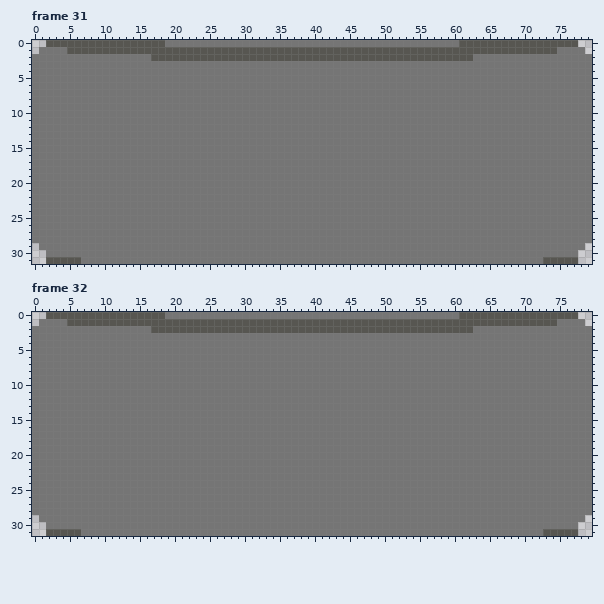
File history of a pixel-art file, lockdeck/assets/depths/depth template.aseprite. The picture above is the old version.
80x32 pixels, 32 frames. Shown: frame 31, frame 32. The commit also changed other frames, which this record leaves out.
After:
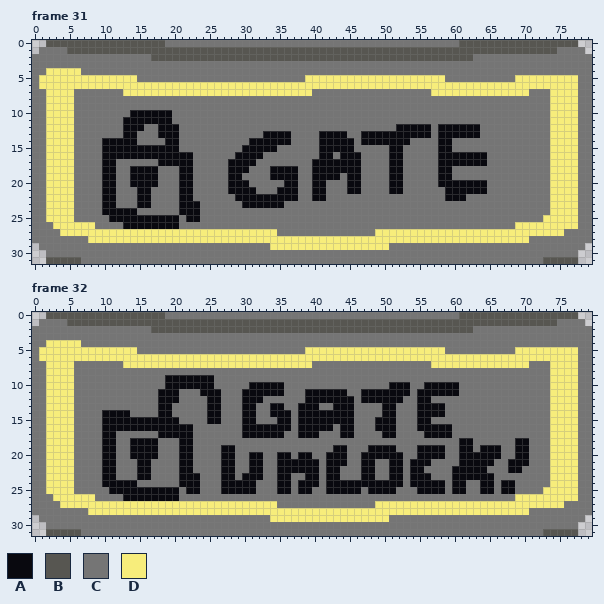
Palette (. is transparent): A #09090f  B #575651  C #757575  D #f7ed7b
Log entry: Add Depths and Effects for the depths set
Changes in this commit:
Changed rows in their new state; - is an unchanged pixel.
Frame 31, layers "inline", "outline":
first column x 1:
 4 -DDDDD-----------------------------------------------------------------------
 5 DDDDDDDDDDDDDD------------------------DDDDDDDDDDDDDDDDDDDD----------DDDDDDDDD
 6 DDDDDDDDDDDDDDDDDDDDDDDDDDDDDDDDDDDDDDDDDDDDDDDDDDDDDDDDDDDDDDDDDDDDDDDDDDDDD
 7 -DDDD-------DDDDDDDDDDDDDDDDDDDDDDDDDDD-----------------DDDDDDDDDDDDDD---DDDD
 8 -DDDD--------------------------------------------------------------------DDDD
 9 -DDDD--------------------------------------------------------------------DDDD
10 -DDDD--------AAAAAA------------------------------------------------------DDDD
11 -DDDD-------AAAAAAA------------------------------------------------------DDDD
12 -DDDD-------AAA--AAA-------------------------------AAAAA-AAAAAA----------DDDD
13 -DDDD-------AA---AAA------------AAAA----AAAA--AAAAAAAAAA-AAAAAA----------DDDD
14 -DDDD----AAAAA----AA----------AAAAAA----AAAAA-AAAAAAA----AA--------------DDDD
15 -DDDD----AAAAAAAAAAA---------AAAAA------AAAAA-----AA-----AA--------------DDDD
16 -DDDD----AAAAAAAAAAAAA------AAAA--------AA-AAA----AA-----AAAAAAA---------DDDD
17 -DDDD----AA------AAAAA-----AAAA--------AAAAAAA----AA-----AAAAAAA---------DDDD
18 -DDDD----AA--AAAA---AA-----AAA---AAAA--AAAAAAA----AA-----AA--------------DDDD
19 -DDDD----AA--AAAA---AA-----AA----AAAA--AAAA-AA----AA-----AA--------------DDDD
20 -DDDD----AA--AAAA---AA-----AAA-----AA--AA---AA----AA-----AAAAAAA---------DDDD
21 -DDDD----AA---AA----AA-----AAAA---AAA--AA---AA----AA------AAAAAA---------DDDD
22 -DDDD----AA---AA----AA------AAAAAAAAA--AA-----------------AAA------------DDDD
23 -DDDD----AA---AA----AAA------AAAAAA--------------------------------------DDDD
24 -DDDD----AAAAA------AAA--------------------------------------------------DDDD
25 -DDDD-----AAAAAAAAAA-AA-------------------------------------------------DDDDD
26 --DDDDDD----AAAAAAAA------------------------------------------------DDDDDDDDD
27 ---DDDDDDDDDDDDDDDDDDDDDDDDDDDDDDD--------------DDDDDDDDDDDDDDDDDDDDDDDDDDD--
28 -------DDDDDDDDDDDDDDDDDDDDDDDDDDDDDDDDDDDDDDDDDDDDDDDDDDDDDDDDDDDDDDD-------
29 ---------------------------------DDDDDDDDDDDDDDDDD---------------------------
Frame 32, layers "inline", "outline":
first column x 1:
 4 -DDDDD-----------------------------------------------------------------------
 5 DDDDDDDDDDDDDD------------------------DDDDDDDDDDDDDDDDDDDD----------DDDDDDDDD
 6 DDDDDDDDDDDDDDDDDDDDDDDDDDDDDDDDDDDDDDDDDDDDDDDDDDDDDDDDDDDDDDDDDDDDDDDDDDDDD
 7 -DDDD-------DDDDDDDDDDDDDDDDDDDDDDDDDDD-----------------DDDDDDDDDDDDDD---DDDD
 8 -DDDD--------------------------------------------------------------------DDDD
 9 -DDDD-------------AAAAAAA------------------------------------------------DDDD
10 -DDDD-------------AAAAAAA-----AAAAA---------------AAA--AAAAA-------------DDDD
11 -DDDD------------AAA---AAA---AAAAAA---AAAAAA--AAAAAAA-AAAAAA-------------DDDD
12 -DDDD------------AAA----AA---AAA------AAAAAAA-AAAAAA--AA-----------------DDDD
13 -DDDD------------AA-----AA---AA--AA--AAA--AAA----AA---AAAA---------------DDDD
14 -DDDD----AAAA----AA-----AA---AA--AAA-AAAAAAAA----AA---AAAA---------------DDDD
15 -DDDD----AAAAAAAAAAA----AA---AA---AA-AAAAAAAA---AAA---AA-----------------DDDD
16 -DDDD----AAAAAAAAAAAAA-------AAAAAAA-AAAAA-AA---AAA---AAAAA--------------DDDD
17 -DDDD----AA------AAAAA-------AAAAAA--AAA---AA----AA----AAAA--------------DDDD
18 -DDDD----AA--AAAA---AA--------------------------------------AA------AA---DDDD
19 -DDDD----AA--AAAA---AA----AA--------------AA---AAAA---AAAA--AA-AAA--AA---DDDD
20 -DDDD----AA--AAAA---AA----AA--AA--AA-AA--AAA--AAAAAA--AAAA--AAAAAA--AA---DDDD
21 -DDDD----AA---AA----AA----AA--AA--AAAAAA-AAA--AA--AA-AAA----AAAAA--AAA---DDDD
22 -DDDD----AA---AA----AA----AA--AA--AAAAAA-AA---AA--AA-AA----AAAAA---AA----DDDD
23 -DDDD----AA---AA----AAA---AA-AAA--AA--AA-AA---AA--AA-AAA---AAAAAA--------DDDD
24 -DDDD----AAAAA------AAA---AAAAA---AA-AAA-AAAAAAAAAAA-AAAAA-AA--AA-AA-----DDDD
25 -DDDD-----AAAAAAAAAA-AA---AAAAA---AA-AA--AAAAA-AAAA---AAAA-AA--AA-AA----DDDDD
26 --DDDDDD----AAAAAAAA------------------------------------------------DDDDDDDDD
27 ---DDDDDDDDDDDDDDDDDDDDDDDDDDDDDDD--------------DDDDDDDDDDDDDDDDDDDDDDDDDDD--
28 -------DDDDDDDDDDDDDDDDDDDDDDDDDDDDDDDDDDDDDDDDDDDDDDDDDDDDDDDDDDDDDDD-------
29 ---------------------------------DDDDDDDDDDDDDDDDD---------------------------
Where, in picture pixels (left, top, right, bottom), the same in both pictures:
changed: (39, 68, 578, 250)
changed: (39, 340, 578, 522)
